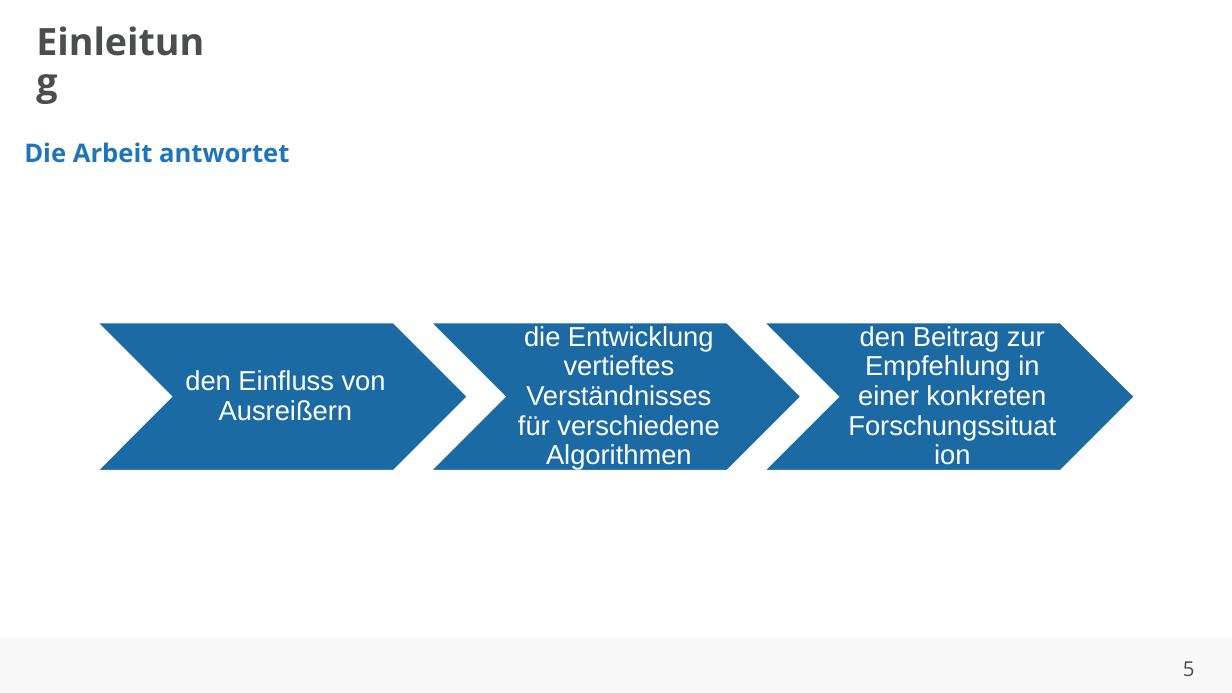
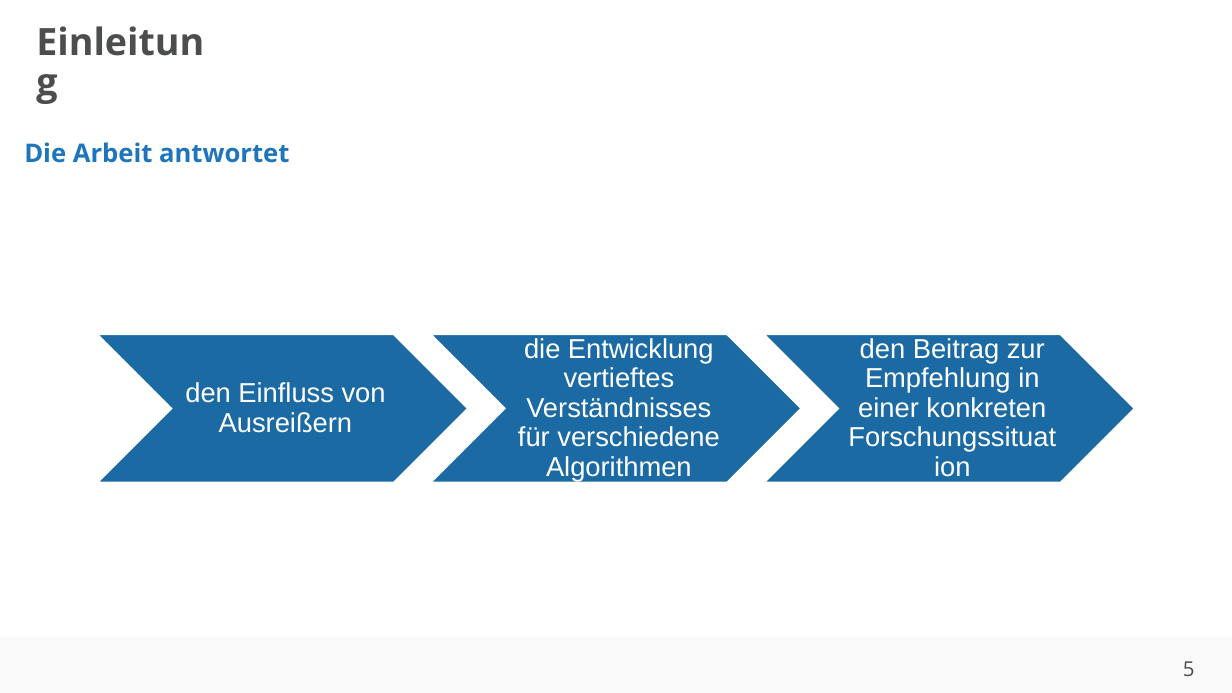
Before and after one commit to ahndavin/Abschlussarbeit_Bachelor, a slide deck: slide 5 of Kolloquium/Kolloquium.pptx. Drawn at 1232x693 pixels with LibreOffice and Linux fonts; fonts in the diff are those of the drawing; background and template pictures are left out. Boxes give left, top, right and bottom in pixels: in the first picture for what was removed or moved away, otherwise in the second. Text is boxed around its words. In the diff, an @@ line names an element or a change of style, - is before the commit and + after.

```diff
--- a/Kolloquium/Kolloquium.pptx
+++ b/Kolloquium/Kolloquium.pptx
@@ 3 texts, 3 chevrons moved together from (x1=97, y1=323, x2=1135, y2=471) to (x1=97, y1=334, x2=1135, y2=482) @@
```
Also in this commit, not shown: 7 other slides changed, 1 slide added.
